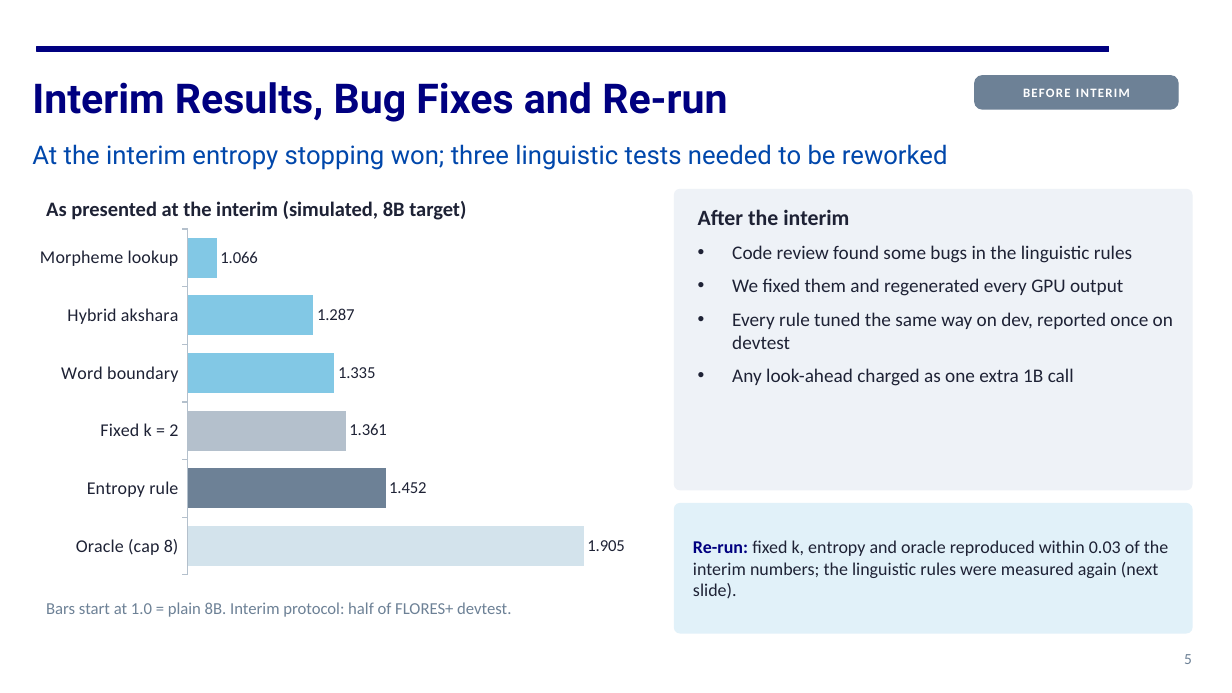
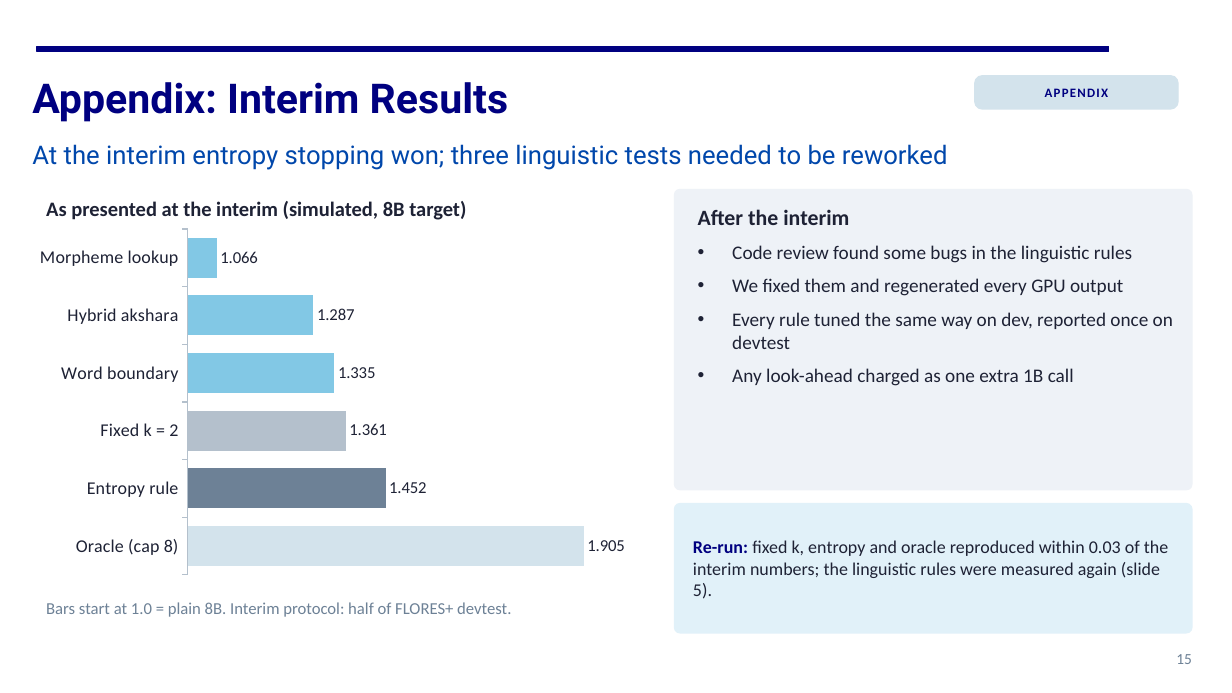
Before and after one commit to https-kanika/Linguistically-guided-MTP, a slide deck: slide 15 of docs/presentation/CS769_final_presentation.pptx (slide 5 before the commit). Drawn at 1232x693 pixels with LibreOffice and Linux fonts; fonts in the diff are those of the drawing. Boxes give left, top, right and bottom in pixels: in the first picture for what was removed or moved away, otherwise in the second. Text is boxed around its words. In the diff, an @@ line names an element or a change of style, - is before the commit and + after.

Commit message:
Presentation: move interim results to the appendix

```diff
--- a/docs/presentation/CS769_final_presentation.pptx
+++ b/docs/presentation/CS769_final_presentation.pptx
@@ text at box(32, 82, 508, 122): text changed @@
-Interim Results, Bug Fixes and Re-run
+Appendix: Interim Results
@@ rounded rectangle at box(975, 76, 1178, 109): fill #6D8196 to #D3E3EC; outline #6D8196 1 pt to #D3E3EC 1 pt @@
@@ text at box(1045, 88, 1108, 97): text changed; text colour #FFFFFF to #000080 @@
-BEFORE INTERIM
+APPENDIX
@@ text at box(693, 540, 1168, 599): text changed @@
-Re-run: fixed k, entropy and oracle reproduced within 0.03 of the interim numbers; the linguistic rules were measured again (next slide).
+Re-run: fixed k, entropy and oracle reproduced within 0.03 of the interim numbers; the linguistic rules were measured again (slide 5).
@@ text at box(1176, 654, 1192, 664): text changed @@
-5
+15
```
Also in this commit, not shown: 9 other slides changed, 1 other file.
